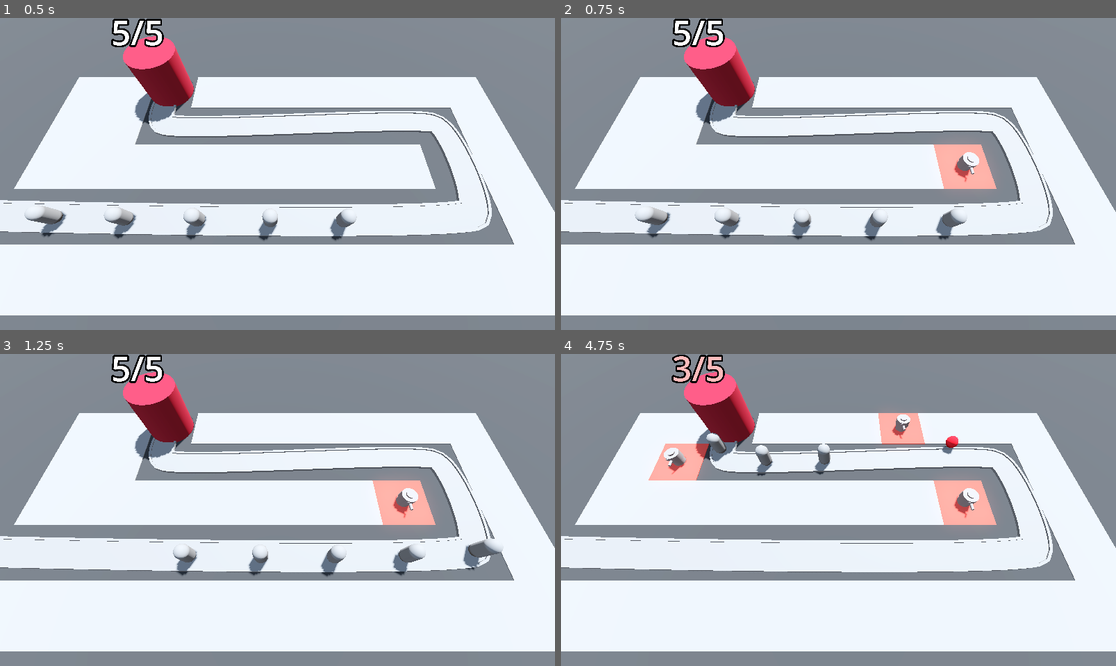
Above: before the commit, frames 1-4 (two rows, left to right).
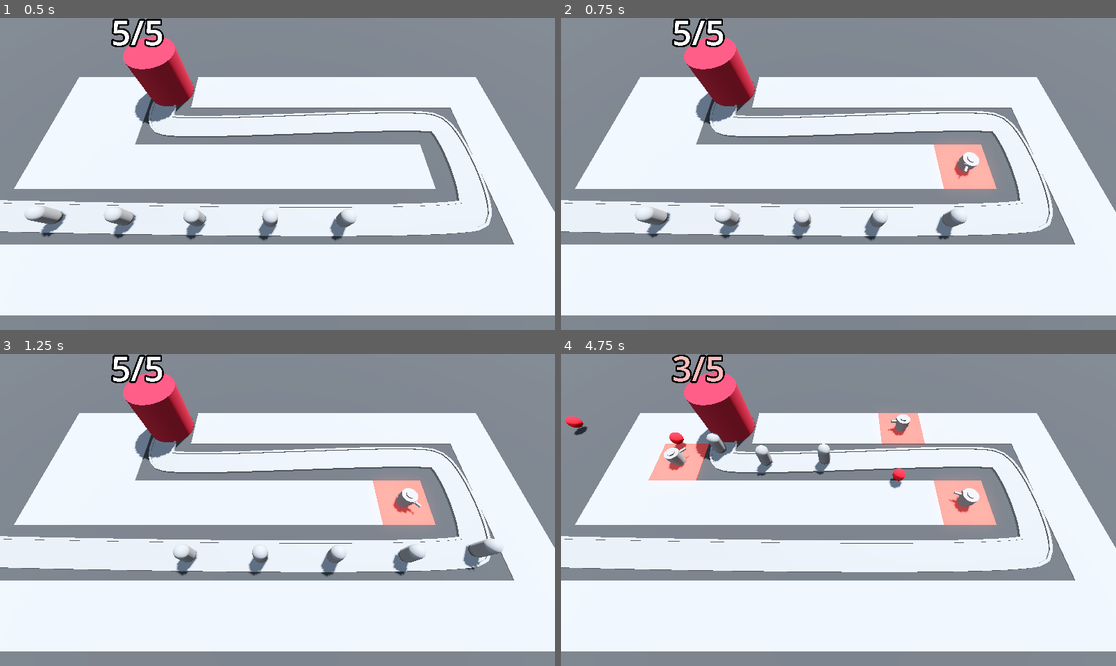
Above: after the commit, the same moments.

Repository: ozgencDev/Barbarian-Blaster
Game: Godot game, scene res://BaseLevel.tscn
Same seed, same stepped clock (60 frames per second), same inputs: the game is played once before the commit and once after it.
Inputs (mouse positions are in pixels of both pictures, inside the frame that each line leads up to):
- Up to frame 1 (0.5 s): no input
- Up to frame 2 (0.75 s): move the mouse to (960, 158) at 0.52 s; press the mouse at (960, 158) at 0.53 s
- Up to frame 3 (1.25 s): no input
- Up to frame 4 (4.75 s): move the mouse to (727, 525) at 1.27 s; release the mouse at (727, 525) at 1.28 s; click (727, 525) at 1.35 s; move the mouse to (894, 441) at 2.02 s; press the mouse at (894, 441) at 2.03 s; move the mouse to (810, 572) at 2.77 s; release the mouse at (810, 572) at 2.78 s; click (810, 572) at 2.85 s; move the mouse to (1005, 556) at 3.52 s; press the mouse at (1005, 556) at 3.53 s; move the mouse to (672, 463) at 4.27 s; release the mouse at (672, 463) at 4.28 s; click (672, 463) at 4.35 s

Frame 1 is identical in both runs. In frame 2, less than 0.1% of the frame differs, in the area x 71-75%, y 46-53%; in frame 3, less than 0.1%; in frame 4, 0.6%, in the area x 0-76%, y 19-53%.

Commit message:
with turret manager we can pass our  path  to turret, and with that path we can reach their children(enemy) then we use  look at func  with 3 param also we can set direction depends on global basis(instead of local basis) securing for turret look at func

Diff:
--- a/BaseLevel.tscn
+++ b/BaseLevel.tscn
@@ -127,6 +127,7 @@
 
 [node name="Base" parent="." instance=ExtResource("3_nn78s")]
 
-[node name="TurretManager" type="Node3D" parent="."]
+[node name="TurretManager" type="Node3D" parent="." node_paths=PackedStringArray("enemy_path")]
 script = ExtResource("5_piyug")
 turret = ExtResource("6_plplw")
+enemy_path = NodePath("../Path3D")
--- a/Turret/turret.gd
+++ b/Turret/turret.gd
@@ -1,8 +1,15 @@
 extends Node3D
 @export var projectile: PackedScene
 @onready var turret_top: MeshInstance3D = $TurretBase/TurretTop
+
+var path: Path3D
+
+func _physics_process(delta: float) -> void:
+	var enemy = path.get_children().back()
+	look_at(enemy.global_position, Vector3.UP, true)
 
 func _on_timer_timeout() -> void:
 	var shot = projectile.instantiate()
 	add_child(shot)
 	shot.global_position = turret_top.global_position
+	shot.direction = global_transform.basis.z
--- a/TurretManager.gd
+++ b/TurretManager.gd
@@ -1,8 +1,11 @@
 extends Node3D
 
 @export var turret: PackedScene
+@export var enemy_path: Path3D
 
 func build_turret(turret_position: Vector3) -> void:
 	var new_turret = turret.instantiate()
 	add_child(new_turret)
 	new_turret.global_position = turret_position
+
+	new_turret.path = enemy_path
